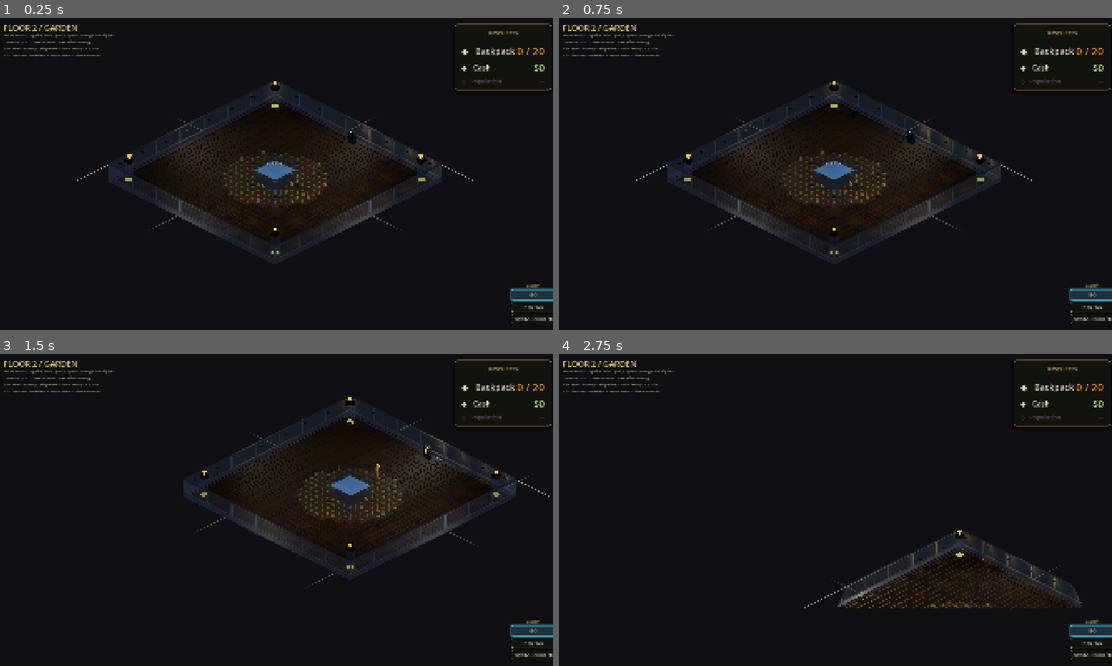
Above: before the commit, frames 1-4 (two rows, left to right).
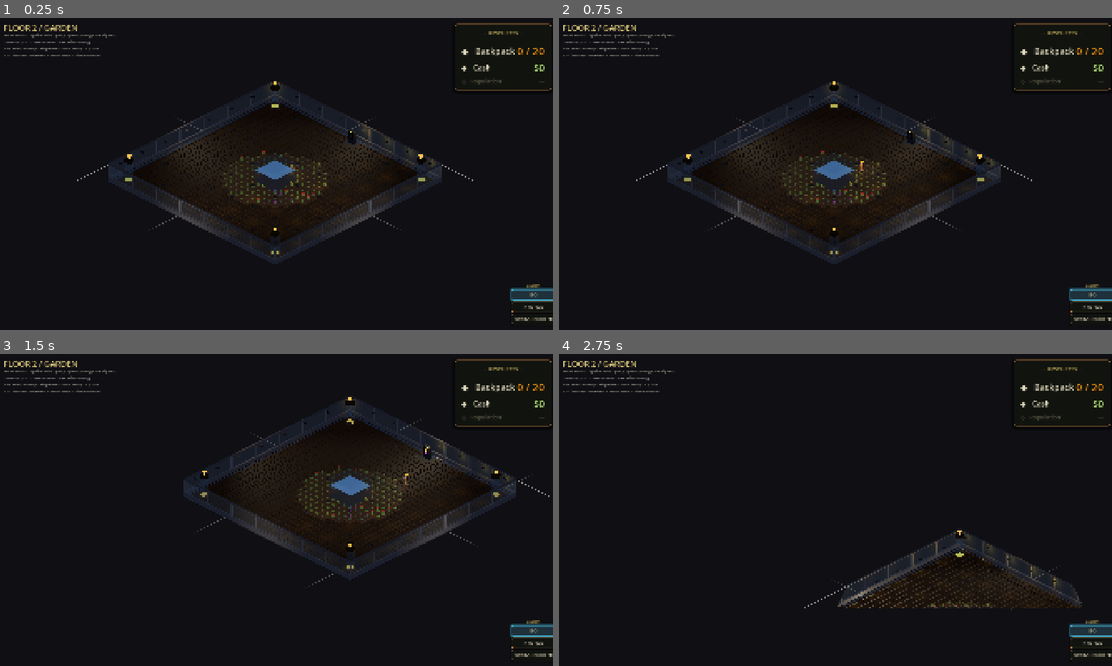
Above: after the commit, the same moments.

Repository: jaredclarkgay/space-tower-iso
Game: Godot game, scene res://scenes/iso_prototype/iso_prototype.tscn
The game is run twice, just before and just after one commit, with the same random seed, the same clock (stepped at 60 frames per second) and the same inputs.
Inputs (mouse positions are in pixels of both pictures, inside the frame that each line leads up to):
- Up to frame 1 (0.25 s): no input
- Up to frame 2 (0.75 s): tap Enter at 0.5 s; move the mouse to (957, 158) at 0.52 s; hold D (move_right) from 0.53 s (still down); hold Middle mouse button (camera_pan) from 0.53 s (still down); click (957, 158) at 0.67 s
- Up to frame 3 (1.5 s): tap Space (jump) at 0.77 s; release D (move_right) at 1.25 s; release Middle mouse button (camera_pan) at 1.25 s; drag from (165, 525) to (248, 572) at 1.27 s
- Up to frame 4 (2.75 s): tap Space (jump) at 2 s; move the mouse to (890, 441) at 2.02 s; hold D (move_right) from 2.03 s (still down); hold R (camera_rotate_right) from 2.03 s (still down)

The runs differ from the first frame. In frame 1, less than 0.1% of the frame differs, in the area x 48-54%, y 45-50%; in frame 2, less than 0.1%; in frame 3, less than 0.1%, in the area x 67-74%, y 35-43%; in frame 4, nothing differs.

Commit message:
fix: player faces camera + spawns south of elevator, breaker faces camera, elevator polish
Operator's screenshot pass: player was spawning facing away (back to
camera) and inside the elevator collision shape; breaker chassis was
flush north-south so the lever sat edge-on to the default camera.

- iso_player._ready: initial _facing_yaw = deg_to_rad(CAMERA_YAW_DEG
  _INITIAL). With the default -135° camera, the player faces NW —
  toward the camera — so their front is visible on first frame.
  Re-derives if the operator changes the default yaw later (the
  numeric coincidence holds because both use the same atan2(x,z)
  convention).
- iso_player.set_facing_yaw(yaw): public setter so the elevator
  handler can re-orient the player on arrival.
- Both floor .tscn files: player spawn position (0, 0.2, 3) — just
  south of the 4×4 elevator core so the player isn't standing inside
  the column on first frame.
- Floor 1 master breaker: rotation.y = π/4 so the lever side faces
  the default-camera (NW) direction. Halo + spotlight stay symmetric.

Elevator polish (operator: "ready for that to work nice and feel
nice"):
- ElevatorHandler.direction export ("up" / "down"), drives a ↑/↓
  arrow in the prompt: "↑ Travel to Garden", "↓ Travel to Utility".
- On arrival (in_transit=true), reposition the player to (0, 0.2, 3)
  facing the camera so they exit through the south door instead of
  spawning inside the elevator collision. Pairs with the fade-in
  tween already in place.
- Audio still deferred (M5.1).

docs/floor_design_system.md: new section 7 codifying the player-spawn
convention + ElevatorHandler arrival behaviour. Section numbers shifted.

Co-Authored-By: Claude Opus 4.7 (1M context) <noreply@anthropic.com>

Diff:
--- a/scenes/floor_1/floor_1.gd
+++ b/scenes/floor_1/floor_1.gd
@@ -570,7 +570,13 @@
 	var root := Node3D.new()
 	root.name = "MasterBreaker"
 	root.position = _c.MASTER_BREAKER_POSITION
-	root.rotation.y = 0.0
+	# Rotate so the lever side faces the default camera (NW). With Y-rotation
+	# of +45°, the chassis's local -Z (where the lever pivot sits) aligns
+	# with world (-X, -Z) — the direction from the breaker toward the camera.
+	# If the operator changes CAMERA_YAW_DEG_INITIAL later this won't auto-
+	# track, but the chassis still reads as "facing into the room" from
+	# every iso angle.
+	root.rotation.y = PI * 0.25
 	add_child(root)
 
 	# Chassis is a StaticBody3D so the player physically collides with it
--- a/scenes/floor_1/floor_1.tscn
+++ b/scenes/floor_1/floor_1.tscn
@@ -31,10 +31,11 @@
 script = ExtResource("7_elev")
 target_scene_path = "res://scenes/iso_prototype/iso_prototype.tscn"
 target_label = "Garden"
+direction = "up"
 player_path = NodePath("../IsoPlayer")
 
 [node name="IsoPlayer" type="CharacterBody3D" parent="World"]
-transform = Transform3D(1, 0, 0, 0, 1, 0, 0, 0, 1, 0, 0.2, 0)
+transform = Transform3D(1, 0, 0, 0, 1, 0, 0, 0, 1, 0, 0.2, 3)
 script = ExtResource("2_player")
 camera_pivot_path = NodePath("../../CameraPivot")
 
--- a/scenes/iso_prototype/iso_player.gd
+++ b/scenes/iso_prototype/iso_player.gd
@@ -235,6 +235,16 @@
 		_iso_dispenser = get_node(iso_dispenser_path)
 	if iso_tubes_path:
 		_iso_tubes = get_node(iso_tubes_path)
+
+	# Spawn facing the camera so the player's front is visible on first
+	# frame instead of their back. Camera yaw -135° puts the camera at NW
+	# looking SE; player should look NW (toward the camera). Math: the
+	# world direction from player toward camera maps via atan2(x,z) to the
+	# same numeric value as CAMERA_YAW_DEG_INITIAL, so this stays correct
+	# if the operator changes the default yaw later.
+	_facing_yaw = deg_to_rad(_c.CAMERA_YAW_DEG_INITIAL)
+	if _visual:
+		_visual.rotation.y = _facing_yaw
 
 
 func _physics_process(delta: float) -> void:
@@ -906,6 +916,12 @@
 	mat.emission_energy_multiplier = lerp(1.2, 2.4, progress)
 
 
+func set_facing_yaw(yaw: float) -> void:
+	_facing_yaw = yaw
+	if _visual:
+		_visual.rotation.y = yaw
+
+
 func get_facing_yaw() -> float:
 	# Smoothed facing yaw of the player's visual root, in radians. Used by
 	# iso_camera.gd to keep PROFILE / OTS framings aligned with the body's
--- a/scenes/iso_prototype/iso_prototype.tscn
+++ b/scenes/iso_prototype/iso_prototype.tscn
@@ -47,7 +47,7 @@
 script = ExtResource("1_floor")
 
 [node name="IsoPlayer" type="CharacterBody3D" parent="World" unique_id=938398974]
-transform = Transform3D(1, 0, 0, 0, 1, 0, 0, 0, 1, 0, 0.2, 0)
+transform = Transform3D(1, 0, 0, 0, 1, 0, 0, 0, 1, 0, 0.2, 3)
 script = ExtResource("2_player")
 camera_pivot_path = NodePath("../../CameraPivot")
 iso_floor_path = NodePath("../IsoFloor")
@@ -75,10 +75,11 @@
 [node name="IsoTubes" type="Node3D" parent="World" unique_id=1186606046]
 script = ExtResource("12_tubes")
 
-[node name="ElevatorHandler" type="Node3D" parent="World"]
+[node name="ElevatorHandler" type="Node3D" parent="World" unique_id=1145421051]
 script = ExtResource("13_elev")
 target_scene_path = "res://scenes/floor_1/floor_1.tscn"
 target_label = "Utility"
+direction = "down"
 player_path = NodePath("../IsoPlayer")
 
 [node name="EnvLight" type="DirectionalLight3D" parent="." unique_id=382933361]
@@ -101,7 +102,7 @@
 
 [node name="HUD" type="CanvasLayer" parent="." unique_id=628519210]
 
-[node name="HeaderLabel" type="Label" parent="HUD"]
+[node name="HeaderLabel" type="Label" parent="HUD" unique_id=1980982853]
 offset_left = 22.0
 offset_top = 14.0
 offset_right = 420.0
--- a/scenes/shared/elevator_handler.gd
+++ b/scenes/shared/elevator_handler.gd
@@ -15,8 +15,14 @@
 
 @export var target_scene_path: String = ""
 @export var target_label: String = ""
+# "up" or "down" — drives the prompt arrow and the directional feel.
+@export var direction: String = "up"
 @export var player_path: NodePath
 var _player: Node3D
+
+# Where to place the player after arrival. Just south of the central
+# elevator core so they exit through the "south door" facing the camera.
+const ARRIVAL_POSITION := Vector3(0, 0.2, 3.0)
 
 # Prompt above the elevator. Built once; visibility + position lerp.
 var _prompt_root: Node3D
@@ -36,9 +42,14 @@
 		_player = get_node(player_path)
 	_build_prompt()
 	_build_fade()
-	# If we just travelled, run the fade-in. Otherwise skip — fresh F5
-	# into the project shouldn't open with a black-to-clear ramp.
+	# If we just travelled, run the fade-in and reposition the player at
+	# the south door of the elevator. Otherwise skip — a fresh F5 into
+	# the project shouldn't open on a black-to-clear ramp.
 	if _gs.get("in_transit"):
+		if _player:
+			_player.global_position = ARRIVAL_POSITION
+			if _player.has_method("set_facing_yaw"):
+				_player.set_facing_yaw(deg_to_rad(_c.CAMERA_YAW_DEG_INITIAL))
 		_fade_rect.color.a = 1.0
 		_fade_rect.visible = true
 		var tween := create_tween()
@@ -104,7 +115,8 @@
 	_prompt_root.add_child(_prompt_e)
 
 	_prompt_label = Label3D.new()
-	_prompt_label.text = "Travel to %s" % target_label
+	var arrow := "↑" if direction == "up" else "↓"
+	_prompt_label.text = "%s  Travel to %s" % [arrow, target_label]
 	_prompt_label.font_size = 56
 	_prompt_label.outline_size = 8
 	_prompt_label.modulate = Color(1.0, 0.96, 0.85, 1.0)
Not shown, changed: docs/floor_design_system.md
